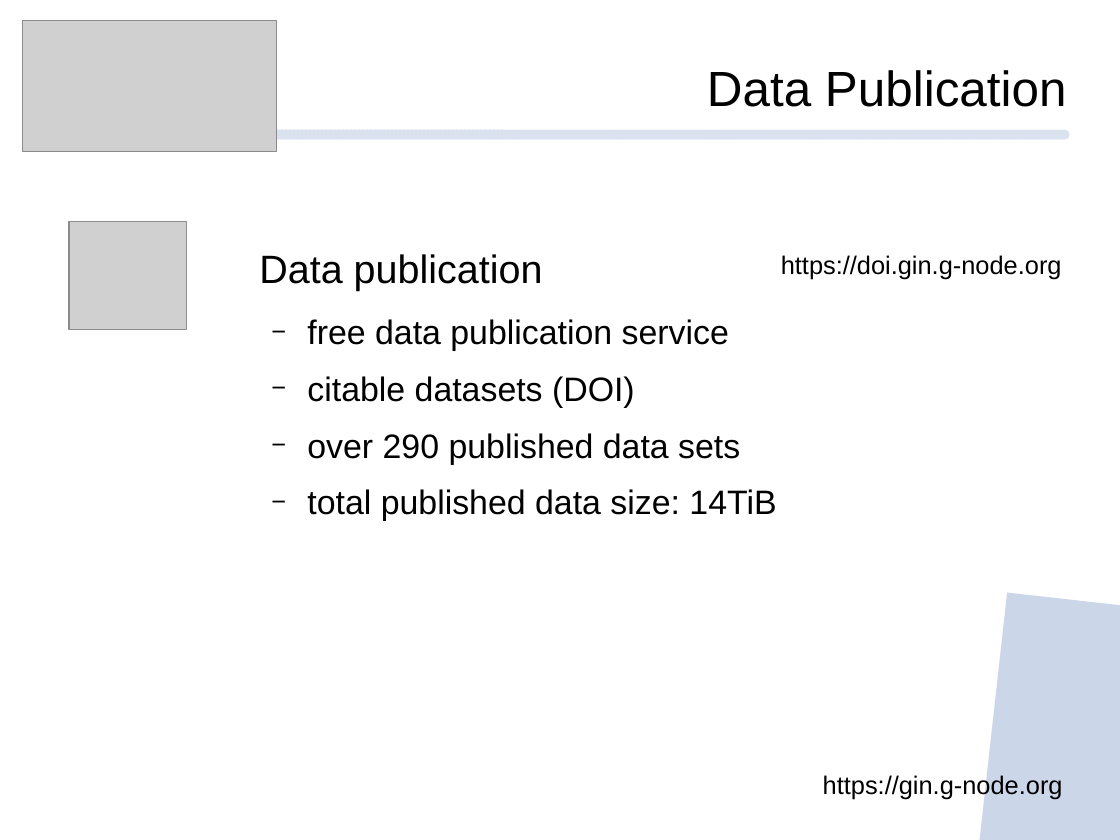
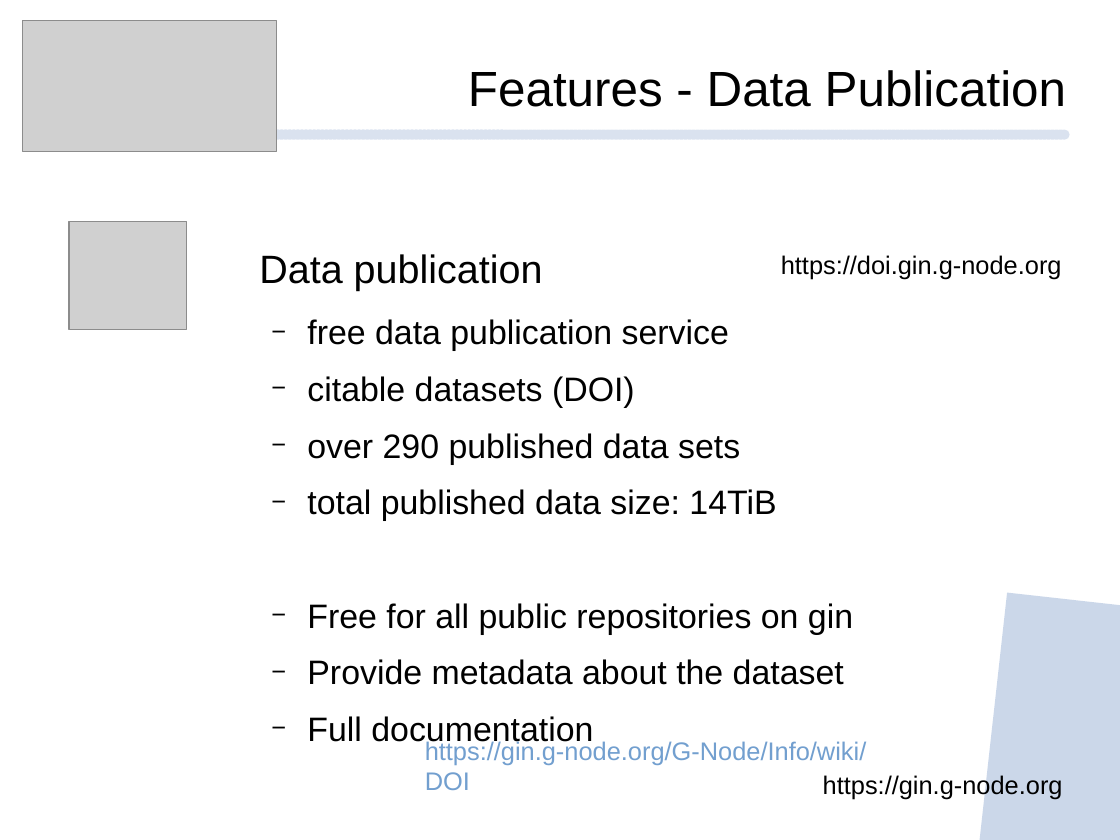
Before and after one commit to mpsonntag/prespost, a slide deck: slide 10 of 202209_INCF_online/202209_INCF_Online_GIN.odp (slide 6 before the commit). Drawn at 1120x840 pixels with LibreOffice and Linux fonts; fonts in the diff are those of the drawing; grey boxes stand for pictures; background and template pictures are left out. Boxes give left, top, right and bottom in pixels: in the first picture for what was removed or moved away, otherwise in the second. Text is boxed around its words. In the diff, an @@ line names an element or a change of style, - is before the commit and + after.

```diff
--- a/202209_INCF_online/202209_INCF_Online_GIN.odp
+++ b/202209_INCF_online/202209_INCF_Online_GIN.odp
@@ text at bbox=[468, 70, 1067, 107]: text changed @@
-Data Publication
+Features - Data Publication
@@ text at bbox=[307, 603, 853, 748]: paragraphs added @@
+  − Free for all public repositories on gin
+  − Provide metadata about the dataset
+  − Full documentation
@@ text added at bbox=[425, 739, 867, 790], 18 pt, text #729FCF @@
+https://gin.g-node.org/G-Node/Info/wiki/DOI
```
Also in this commit, not shown: 5 other slides changed, 1 slide added, 1 slide removed.
